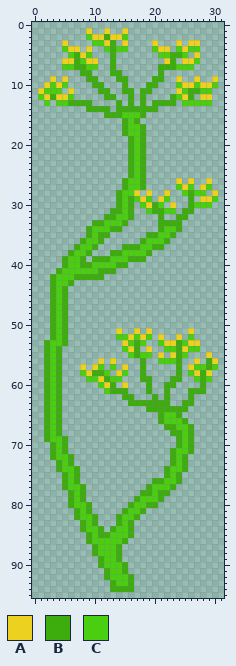
File history of a sprite sheet, Assets/scene/koperek.png. The first picture shows the starting point.
The file is 32x96 pixels. Colours within 5 levels of each other are drawn and written as one.
Palette (. is transparent): A #edd121  B #3dad0d  C #49ce10
Pixels before (only the part around the change), first column x 0:
 3 .....A....CCAB.A....A...A.AA....
 4 .....CAA.A..CBCC....CAA.CACC....
 5 ......CBAC...B.......CCBBC.A....
 6 .....AABCAA..B........AB.AAC....
 7 .....CCBBCC..B.......BBBCCC.....
 8 ........BB...BB......B..........
 9 ...A.A...BB...BB....BB..A..A..A.
10 ..ACAC....BB...B...BB...CAACAAC.
11 .ACCC.A....BB..BB.BB....ACBBCC..
12 .CABAAC.....BB..B.B....BCAB.AA..
13 ..C.CCBBBB....B.B.B.BBBB.CCCCC..
14 .........BBBB.BBBBBBB...........
15 ............BBBCCCB.............
16 ...............BCB..............
17 ...............BCCB.............
18 ...............BCCB.............
19 ................BCB.............
20 ................BCB.............
21 ................BCB.............
22 ................BCB.............
23 ................BCB.............
24 ................BCB.............
25 ................BCB.............
26 ...............BCCB.....A.A..A..
27 ...............BCCB.....CAC.AC..
28 ..............BCCA.A..A..CBCC.A.
29 ..............BCBCAC.AC...B.AAC.
30 ..............BCB.CABC.A..BCCC..
31 .............BBCB..CBBCC.BB.....
32 ............BBCCB....B..BB......
33 ..........BBCCCB.....BBBB.......
34 .........BCCCBB......BCCB.......
35 .........BCBB......BBCCB........
36 ........BCCB......BCCCB.........
37 .......BCCB....BBBCCBB..........
38 ......BCCB...BBCCCCB............
39 .....BCCB.BBBCCCBBB.............
40 .....BCCBBCCCCBB................
41 ....BCCCCCCBBB..................
42 ...BCCCBBBBB....................
43 ...BCCB.........................
44 ...BCB..........................
45 ...BCB..........................
46 ...BCB..........................
47 ...BCB..........................
48 ...BCB..........................
49 ...BCB..........................
50 ...BCB..........................
51 ...BCB........A..A.A......A.....
52 ...BCB........CCACAC.A..A.C.....
53 ..BCCB.........ACBC..CAABCAA....
54 ..BCB..........CAB.A..CCBACC....
55 ..BCB...........CBCC.A.ABC...A..
56 ..BCB......A.A....B..CCCB..A.BA.
57 ..BCB...A.AC.C.A..B.....B.ACCBC.
58 ..BCB...CABBC.AC..B.....B.CABA..
59 ..BCB....CCABCC...BB...BB..CBC..
60 ..BCB......CAB.A...B..BB....B...
61 ..BCB.......CBBB...B..B...BBB...
62 ..BCB..........BB...B.B...B.....
63 ..BCB...........BBBBBBB..BB.....
64 ..BCB..............BBBBBBB......
65 ..BCB................BCCB.......
66 ..BCB................BCCCB......
67 ..BCB.................BBCCB.....
68 ..BCB..................BBCB.....
69 ..BCCB..................BCB.....
70 ...BCB..................BCB.....
71 ...BCB.................BCCB.....
72 ...BCCB................BCB......
73 ....BCB................BCB......
74 ....BCCB..............BCCB......
75 .....BCB..............BCB.......
76 .....BCB............BBCCB.......
77 .....BCCB..........BCCCB........
78 ......BCB.........BBCBB.........
79 ......BCB........BCCCB..........
80 ......BCCB......BCCBB...........
81 .......BCB.....BCCB.............
82 .......BCCB...BCCB..............
83 ........BCB...BCB...............
84 ........BCCB.BCCB...............
85 .........BCBBCCCB...............
86 .........BCCCCCB................
87 ..........BCCCB.................
88 ..........BCCCB.................
Once edited:
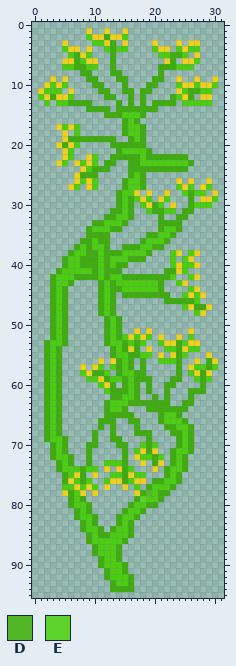
Colours new in this view: D #52b627  E #5cd32a
The exact change:
y 17: x 4..7 .... -> ACAC
y 18: x 5 . -> A; x 7 . -> C
y 19: x 5..13 ......... -> ABBBBBBBB
y 20: x 4..7 .... -> ABAC; x 13..15 ... -> BBB; x 17 C -> B
y 21: x 5..6 .. -> AC; x 14..16 ..B -> BCC; x 18..19 B. -> CB
y 22: x 5..6 .. -> AC; x 9..10 .. -> AC; x 13..15 ... -> BBB; x 17..25 CB....... -> BCBBBBBBB
y 23: x 4..5 .. -> AC; x 7..10 .... -> ACAC; x 12..13 .. -> BB; x 17..26 CB........ -> BCCCCCCCCB
y 24: x 8..12 ..... -> ACBBB; x 17 C -> B; x 19..25 ....... -> BBBBBBB
y 25: x 7..10 .... -> ABBB
y 26: x 7..10 .... -> ACAC
y 27: x 6..7 .. -> AC; x 9..10 .. -> AC
y 35: x 10 C -> B
y 36: x 9 C -> B; x 12 . -> B
y 37: x 9..12 CB.. -> BCCB
y 38: x 10..12 ... -> BCB; x 23..24 .. -> CA; x 26..27 .. -> CA
y 39: x 9 . -> B; x 11 B -> C; x 23 . -> C; x 25..26 .. -> CA
y 40: x 10 C -> B; x 12 C -> B; x 23..27 ..... -> CACCA
y 41: x 10..11 CB -> BC; x 14 . -> B; x 22..25 .... -> BBAC
y 42: x 11..23 B............ -> CBCCBBBBBBBBC; x 26..27 .. -> CA
y 43: x 11..21 ........... -> BCBCCCCCCCB; x 24..25 .. -> CA
y 44: x 11..21 ........... -> BCBBCCCCCCB; x 26..27 .. -> CA
y 45: x 11..13 ... -> BCB; x 15..22 ........ -> BBBBBBBB; x 25..28 .... -> CACA
y 46: x 11..13 ... -> BCB; x 22..27 ...... -> BBBBBC
y 47: x 11..13 ... -> BCB; x 25..29 ..... -> CABBA
y 48: x 11..13 ... -> BCB; x 27..28 .. -> CA
y 49..50: x 12..14 ... -> BCB
y 51: x 12..14 ..A -> BCB
y 52: x 12..14 ..C -> BCB
y 53: x 12..15 ...A -> BCCB
y 54: x 13..15 ..C -> BCB
y 55: x 13..16 ...C -> BCCB
y 56: x 14..16 ... -> BCB
y 57: x 14..16 .A. -> BCB
y 58: x 14 A -> B; x 16..17 .. -> CB
y 59: x 15..17 ... -> BCB
y 60: x 15..17 A.. -> BCB
y 61: x 16..17 .. -> CB
y 62: x 13..17 ..BB. -> BBCCB
y 63: x 12..15 .... -> BCCC
y 64: x 12..15 .... -> BCCB
y 65: x 12..16 ..... -> BBBBB
y 66: x 11..13 ... -> BBB; x 16..17 .. -> BB
y 67: x 11 . -> B; x 13 . -> B; x 17 . -> B
y 68: x 10 . -> B; x 13 . -> B; x 17..19 ... -> BBB
y 69: x 10 . -> B; x 13..14 .. -> BB; x 19 . -> B
y 70: x 9..10 .. -> BB; x 14..15 .. -> BB; x 18..20 ... -> CBC
y 71: x 9 . -> B; x 15 . -> B; x 17..20 .... -> CABA
y 72: x 9 . -> B; x 15 . -> B; x 17..21 ..... -> ACCBC
y 73: x 9 . -> B; x 12..15 .... -> CCCB; x 18 . -> A; x 20..21 .. -> BA
y 74: x 7..10 B... -> CBCC; x 12 . -> A; x 14..16 ... -> ABC; x 20 . -> A
y 75: x 7..8 B. -> AB; x 10 . -> A; x 13..18 ...... -> CCBACC
y 76: x 6..9 CB.. -> ACBC; x 12..18 ....... -> CAABCAA
y 77: x 5 B -> C; x 7..10 CB.. -> ACAC; x 12 . -> A; x 15 . -> A; x 17 . -> C
y 78: x 5 . -> A; x 8 B -> A; x 10 . -> A; x 17 . -> A; x 19 B -> D
y 79: x 18 C -> E
